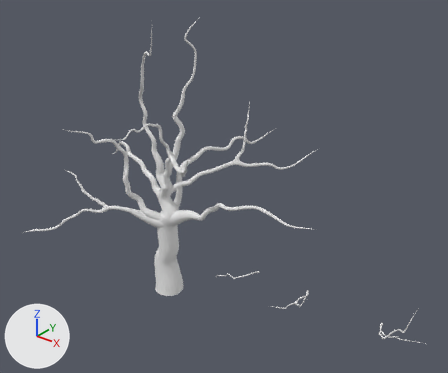
The Blender file development/graphics/trees/oak/oak-tree.blend as it was, and as the next commit left it.
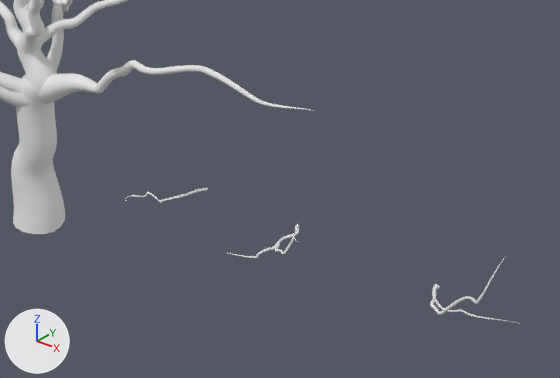
There are two pictures of each version: one whole from a camera (50 mm lens) standing at (39.7, -43.4, 41.8) and looking at (4.1, 1.1, 14.2), one close up on the part from 33% to 100% of the width and 46% to 100% of the height. Lighting does not change. The marker at lower left points along +X, +Y and +Z.

The older version as bpy lines, for what is in view:
```python
ob_oaktrunk = bpy.data.objects.new('oakTrunk', me_mesh)
ob_oaktrunk.location = (0.0, 0.0, 3.15)
ob_twig001_001 = bpy.data.objects.new('twig001.001', me_branchstem001)
ob_twig001_001.location = (9.64, -0.1, 6.76)
ob_twig001_001.rotation_euler = (1.571, 0.0, 0.0)  # degrees (90, 0, 0)
ob_twig002_001 = bpy.data.objects.new('twig002.001', me_branchstem002)
ob_twig002_001.location = (15.21, 0.1, 6.76)
ob_twig002_001.rotation_euler = (1.571, 0.0, 1.571)  # degrees (90, 0, 90)
ob_twig003_001 = bpy.data.objects.new('twig003.001', me_branchstem003)
ob_twig003_001.location = (23.0, 0.04, 6.76)
ob_twig003_001.rotation_euler = (1.571, 0.0, 0.0)  # degrees (90, 0, 0)
```
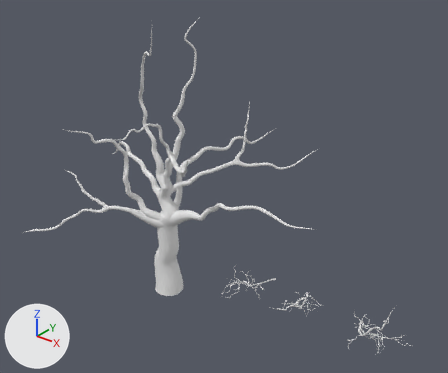
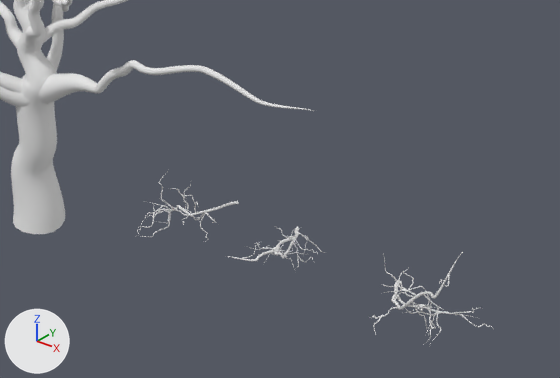
What changed in the scene script:
```text
Change me_branchstem001:
    used by ob_twig001_001; location = (9.64, -0.1, 6.76); rotation_euler = (1.571, 0.0, 0.0), in degrees (90, 0, 0)
    remove me_branchstem001.from_pydata(...)  # 340 vertices, 336 faces; spans x -2.98..0.07, y -0.21..0.3, z -0.06..3.6
    add me_branchstem001.from_pydata(...)  # 5220 vertices, 5136 faces; spans x -3.97..0.67, y -1.12..2.03, z -0.06..5.04
    me_branchstem001 part 1: 3520 vertices added at x -3.97..-0.24, y -1.08..2.03, z 1.03..5.04
Change me_branchstem002:
    used by ob_twig002_001; location = (15.21, 0.1, 6.76); rotation_euler = (1.571, 0.0, 1.571), in degrees (90, 0, 90)
    remove me_branchstem002.from_pydata(...)  # 488 vertices, 480 faces; spans x -4.46..0.03, y -0.11..2.04, z -1.46..2.24
    add me_branchstem002.from_pydata(...)  # 5368 vertices, 5280 faces; spans x -4.46..0.03, y -1.12..2.66, z -1.65..3.0
    me_branchstem002 part 2: 1856 vertices added at x -4.17..-1.32, y -1.12..1.27, z -1.65..1.82
    me_branchstem002 part 3: 1072 vertices added at x -3.97..-2.02, y 0.91..2.66, z 0.93..3.0
Change me_branchstem003:
    used by ob_twig003_001; location = (23.0, 0.04, 6.76); rotation_euler = (1.571, 0.0, 0.0), in degrees (90, 0, 0)
    remove me_branchstem003.from_pydata(...)  # 392 vertices, 384 faces; spans x -0.14..4.33, y -0.1..4.7, z -0.03..2.75
    add me_branchstem003.from_pydata(...)  # 5664 vertices, 5568 faces; spans x -0.49..5.06, y -1.27..4.7, z -0.03..3.95
    me_branchstem003 part 4: the loose piece of 244 vertices spanning x -0.14..3.7, y -0.1..4.7, z -0.03..2.75 is copied, and the copy is multiplied about its middle by the matrix ((0.324, -0.076, 0.18), (0.082, -0.262, -0.26), (0.177, 0.261, -0.208)), then moved by (1.04, -1.3, 1.59); it spans x 2.14..3.45, y 0.34..1.83, z 2.07..3.77
    me_branchstem003 part 5: the loose piece of 244 vertices spanning x -0.14..3.7, y -0.1..4.7, z -0.03..2.75 is copied, and the copy is multiplied about its middle by the matrix ((-0.268, -0.085, -0.253), (0.032, 0.346, -0.15), (0.265, -0.127, -0.238)), then moved by (-1.01, -0.18, 0.71); it spans x -0.13..1.82, y 1.24..2.9, z 1.9..2.25
    me_branchstem003 part 6: the loose piece of 244 vertices spanning x -0.14..3.7, y -0.1..4.7, z -0.03..2.75 is copied, and the copy is multiplied about its middle by the matrix ((-0.071, -0.216, -0.302), (-0.163, 0.294, -0.173), (0.334, 0.098, -0.148)), then moved by (0.13, -1.94, 0.16); it spans x 1.04..2.97, y -0.27..0.64, z 0.8..2.29
    me_branchstem003 part 7: 2292 vertices added at x -0.49..3.05, y -0.89..1.67, z 0.66..3.37
    me_branchstem003 part 8: 680 vertices added at x 3.12..5.06, y -0.12..1.29, z 0.56..1.04
Change ob_twig001_001:
    ob_twig001_001.location: (9.64, -0.1, 6.76) -> (11.66, -0.1, 6.76)
Change ob_twig002_001:
    ob_twig002_001.location: (15.21, 0.1, 6.76) -> (15.21, 0.1, 6.58)
Change ob_twig003_001:
    ob_twig003_001.location: (23.0, 0.04, 6.76) -> (21.09, 0.04, 6.09)
```

Location of each change, [x1, y1, x2, y2] in pixels of the close-ups (560 x 378 px):
'twig003.001', reshaped, moved (38% wider, 39% taller): before [430, 256, 520, 324]; after [368, 252, 493, 347]
'twig001.001', reshaped, moved (24% wider, 350% taller): before [125, 188, 207, 203]; after [137, 171, 239, 242]
'twig002.001', reshaped, moved (36% wider, 29% taller): before [228, 224, 299, 258]; after [228, 226, 325, 270]
part 1 of me_branchstem001, added: after [138, 171, 204, 237]
part 2 of me_branchstem002, added: after [243, 227, 309, 270]
part 3 of me_branchstem002, added: after [275, 226, 325, 256]
part 4 of me_branchstem003, added: after [423, 294, 441, 347]
part 5 of me_branchstem003, added: after [383, 254, 416, 295]
part 6 of me_branchstem003, added: after [400, 304, 448, 316]
part 7 of me_branchstem003, added: after [368, 267, 436, 340]
part 8 of me_branchstem003, added: after [454, 308, 493, 328]
